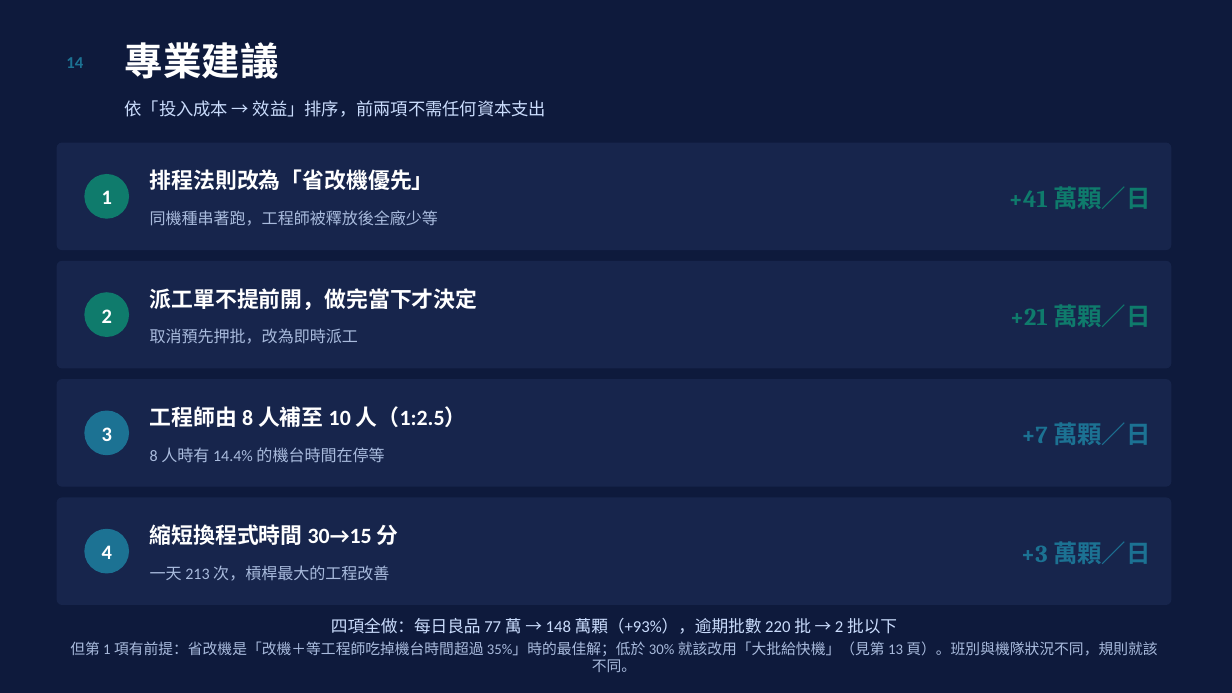
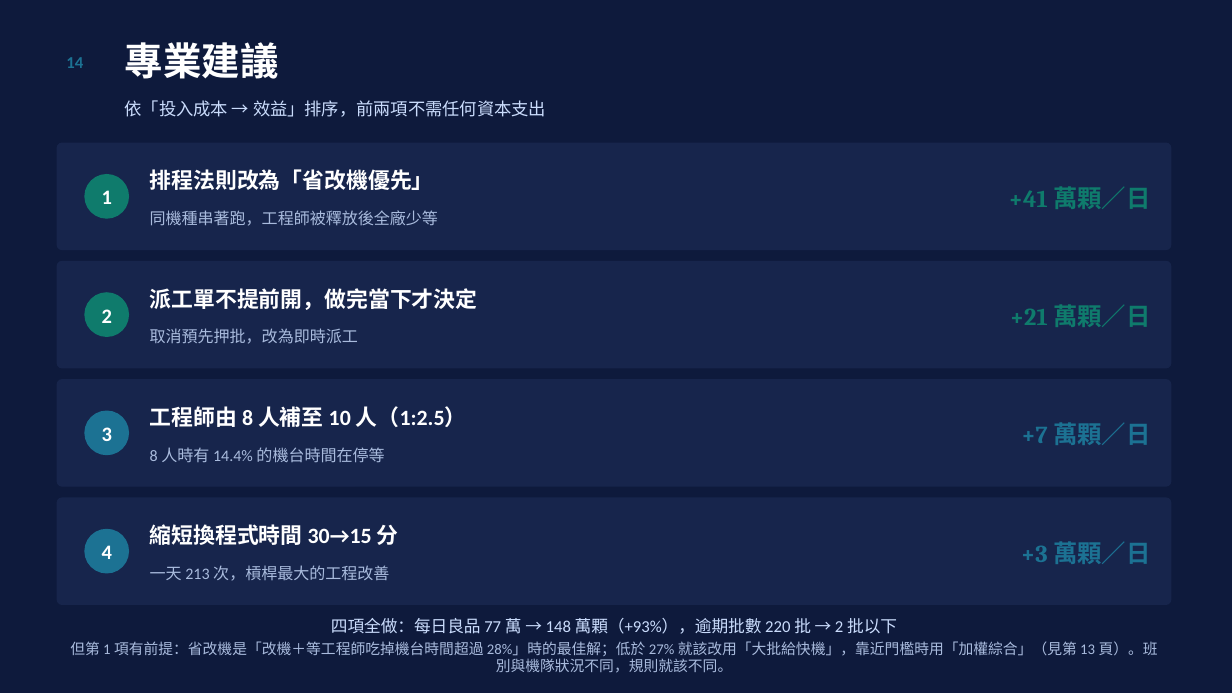
Before and after one commit to cnshow2025/my-factory, a slide deck: slide 15 of docs/測試排程分析報告.pptx. Drawn at 1232x693 pixels with LibreOffice and Linux fonts; fonts in the diff are those of the drawing. Boxes give left, top, right and bottom in pixels: in the first picture for what was removed or moved away, otherwise in the second. Text is boxed around its words. In the diff, an @@ line names an element or a change of style, - is before the commit and + after.

```diff
--- a/docs/測試排程分析報告.pptx
+++ b/docs/測試排程分析報告.pptx
@@ text at (70,641,1158,673): text changed @@
-但第 1 項有前提：省改機是「改機＋等工程師吃掉機台時間超過 35%」時的最佳解；低於 30% 就該改用「大批給快機」（見第 13 頁）。班別與機隊狀況不同，規則就該不同。
+但第 1 項有前提：省改機是「改機＋等工程師吃掉機台時間超過 28%」時的最佳解；低於 27% 就該改用「大批給快機」，靠近門檻時用「加權綜合」（見第 13 頁）。班別與機隊狀況不同，規則就該不同。
```
Also in this commit, not shown: 5 other slides changed, 3 other files.
